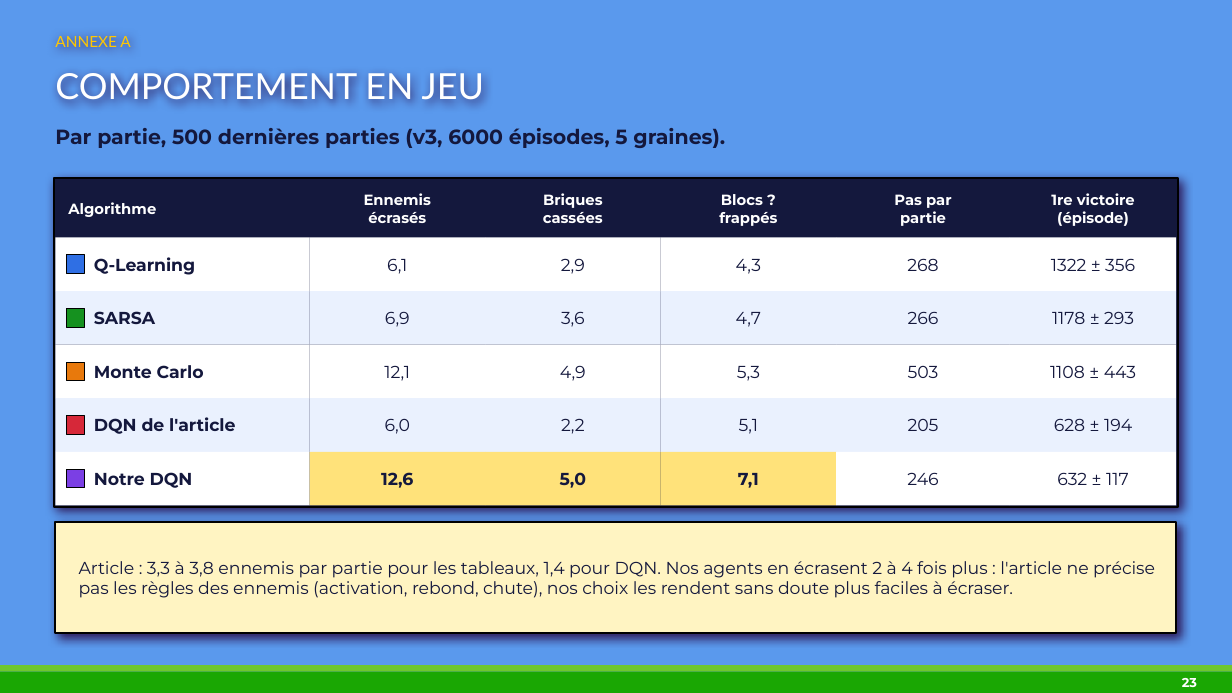
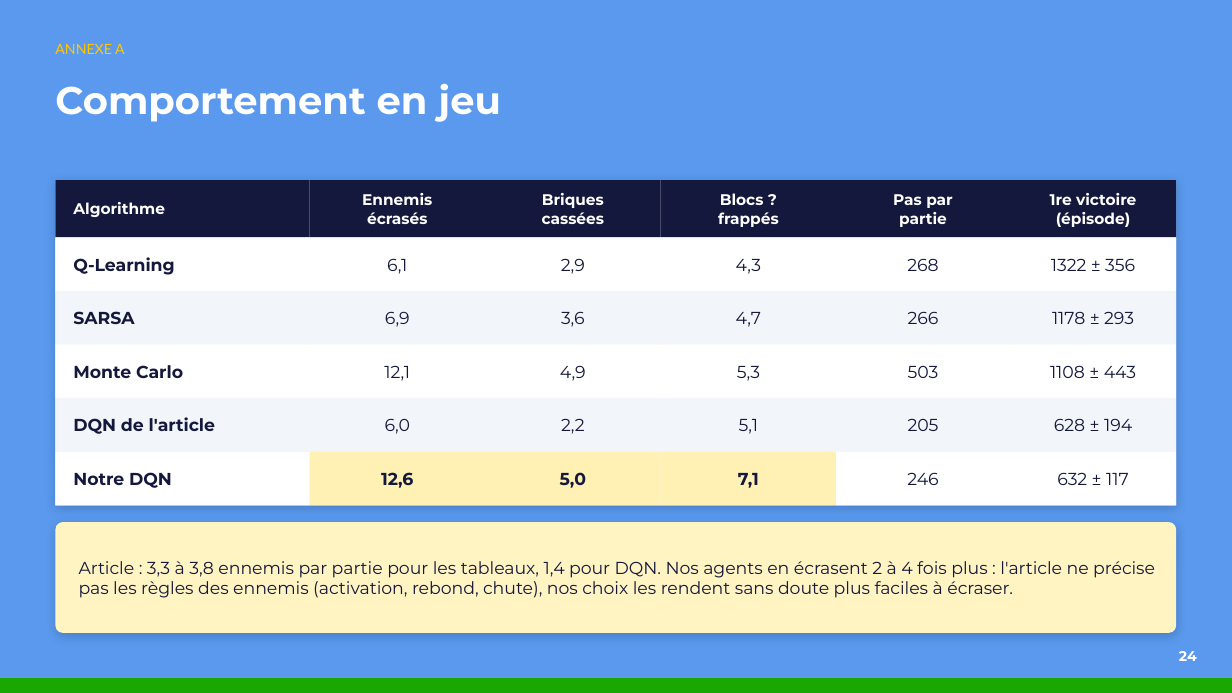
Before and after one commit to EwenBourgeat/MarioRL_FinalWork, a slide deck: slide 24 of docs/oral/Oral_RL_Mario.pptx (slide 23 before the commit). Drawn at 1232x693 pixels with LibreOffice and Linux fonts; fonts in the diff are those of the drawing. Boxes give left, top, right and bottom in pixels: in the first picture for what was removed or moved away, otherwise in the second. Text is boxed around its words. In the diff, an @@ line names an element or a change of style, - is before the commit and + after.

```diff
--- a/docs/oral/Oral_RL_Mario.pptx
+++ b/docs/oral/Oral_RL_Mario.pptx
@@ text "ANNEXE A" moved from (x1=55, y1=36, x2=130, y2=47) to (x1=55, y1=44, x2=125, y2=54) @@
@@ text "ANNEXE A" at (x1=55, y1=44, x2=125, y2=54): size 12 to 11 pt @@
@@ text at (x1=55, y1=84, x2=501, y2=122): text changed; size 28 to 30 pt; font Lato to Montserrat; bold on @@
-COMPORTEMENT EN JEU
+Comportement en jeu
@@ text removed at (x1=55, y1=128, x2=725, y2=148) @@
-Par partie, 500 dernières parties (v3, 6000 épisodes, 5 graines).
@@ rectangle at (x1=55, y1=180, x2=1177, y2=506): fill #14183D to #FFFFFF; outline #000000 1.5 pt to none; shadow changed @@
@@ size 11.5 to 12 pt in 6 elements at (x1=55, y1=180, x2=310, y2=238), (x1=310, y1=180, x2=485, y2=238), (x1=485, y1=180, x2=661, y2=238), (x1=661, y1=180, x2=836, y2=238), (x1=836, y1=180, x2=1010, y2=238), (x1=1010, y1=180, x2=1177, y2=238) @@
@@ rectangle removed at (x1=67, y1=255, x2=85, y2=274) @@
@@ rectangle removed at (x1=67, y1=309, x2=85, y2=327) @@
@@ rectangle removed at (x1=67, y1=362, x2=85, y2=381) @@
@@ rectangle removed at (x1=67, y1=416, x2=85, y2=434) @@
@@ fill #EAF1FE to #F2F5FA in 12 elements at (x1=55, y1=291, x2=310, y2=345), (x1=310, y1=291, x2=485, y2=345), (x1=485, y1=291, x2=661, y2=345), (x1=661, y1=291, x2=836, y2=345), (x1=836, y1=291, x2=1010, y2=345), (x1=1010, y1=291, x2=1177, y2=345), (x1=55, y1=398, x2=310, y2=452), (x1=310, y1=398, x2=485, y2=452), (x1=485, y1=398, x2=661, y2=452), (x1=661, y1=398, x2=836, y2=452), (x1=836, y1=398, x2=1010, y2=452), (x1=1010, y1=398, x2=1177, y2=452) @@
@@ rectangle removed at (x1=67, y1=470, x2=85, y2=488) @@
@@ fill #FFE27A to #FFF0B3 in 3 elements at (x1=310, y1=452, x2=485, y2=506), (x1=485, y1=452, x2=661, y2=506), (x1=661, y1=452, x2=836, y2=506) @@
@@ rectangle removed at (x1=55, y1=522, x2=1177, y2=633) @@
@@ rounded rectangle added at (x1=55, y1=522, x2=1177, y2=633), fill #FFF4C2 @@
@@ text added at (x1=1179, y1=651, x2=1197, y2=661), 11 pt, text #FFFFFF, bold @@
+24
@@ rectangle resized from (x1=0, y1=672, x2=1232, y2=693) to (x1=0, y1=678, x2=1232, y2=693) @@
@@ rectangle removed at (x1=0, y1=665, x2=1232, y2=672) @@
@@ text removed at (x1=1182, y1=678, x2=1197, y2=687) @@
-23
```
Also in this commit, not shown: 15 other slides changed, 6 slides added, 5 slides removed, 4 other files.
